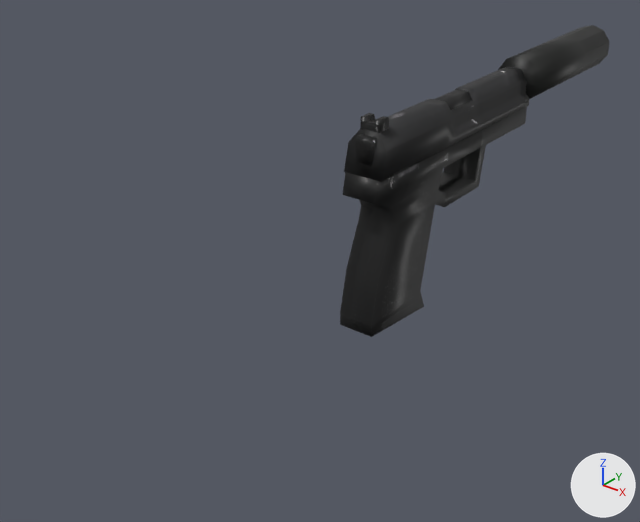
What one commit did to the Blender file pistol.blend.
Rendered twice from a 50 mm lens placed at (0.183, -0.035, 0.025), pointed at (0.037, 0.148, -0.088). The axes (+X, +Y, +Z) are drawn at lower right. The lights are the same throughout.

Names of what the first picture shows: 'glock_reference.001'.
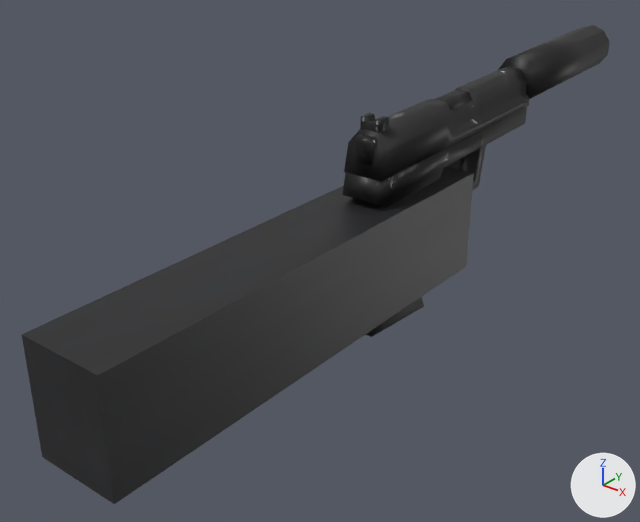
What differs and where, as boxes (x1, y1, x2, y2) in the pictures (640 x 522 px):
```json
{"object": "glock_reference.001", "change": "reshaped", "before": [340, 25, 610, 337], "after": [22, 25, 610, 504], "on screen": "117% wider, 53% taller"}
{"part": 1, "of": "me_glock_reference_001", "change": "added", "after": [22, 166, 474, 504], "on screen": "black"}
```

The change, as JSON lines over the scene's bpy script:
```json
{"block": "me_glock_reference_001", "where": "# used by ob_glock_reference_001; location = (0.0, 0.0, 0.0); rotation_euler = (1.571, 0.0, 0.0), in degrees (90, 0, 0)"}
{"op": "remove", "block": "me_glock_reference_001", "code": "me_glock_reference_001.from_pydata(...)  # 206 vertices, 368 faces; spans x 0.0455..0.06, y -0.1065..-0.0401, z -0.2899..-0.1441"}
{"op": "add", "block": "me_glock_reference_001", "code": "me_glock_reference_001.from_pydata(...)  # 214 vertices, 380 faces; spans x 0.0396..0.0635, y -0.1065..-0.0401, z -0.2899..-0.0482"}
{"block": "me_glock_reference_001", "change": "me_glock_reference_001 part 1: a new loose piece, a box spanning x 0.0396..0.0635, y -0.0971..-0.0664, z -0.1871..-0.0482, in mat_material_002 (picture img_usp_png)"}
```
